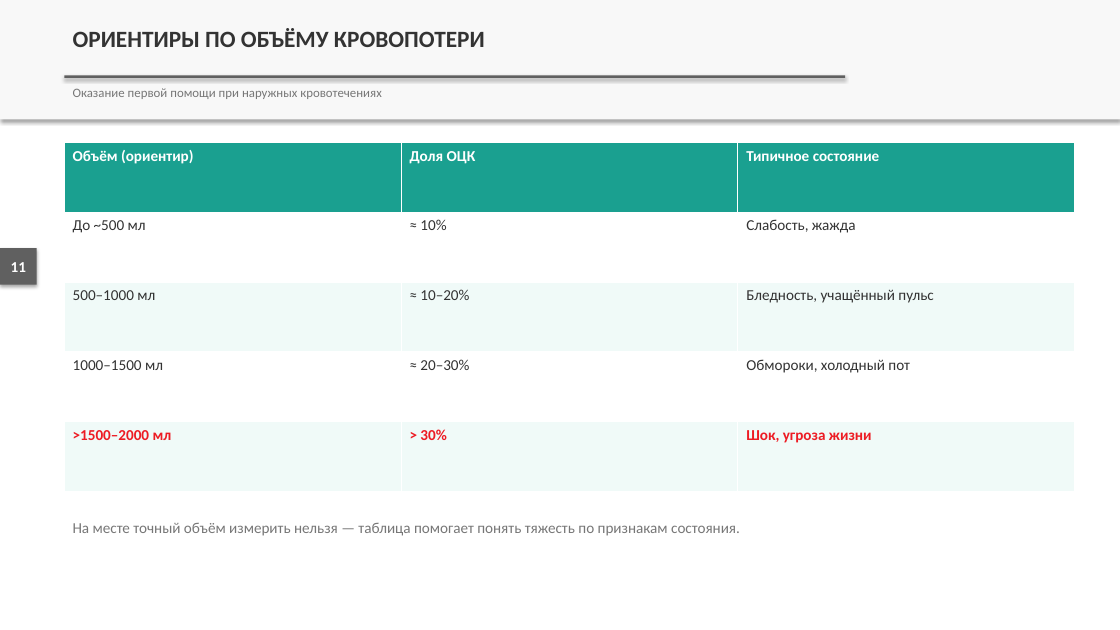
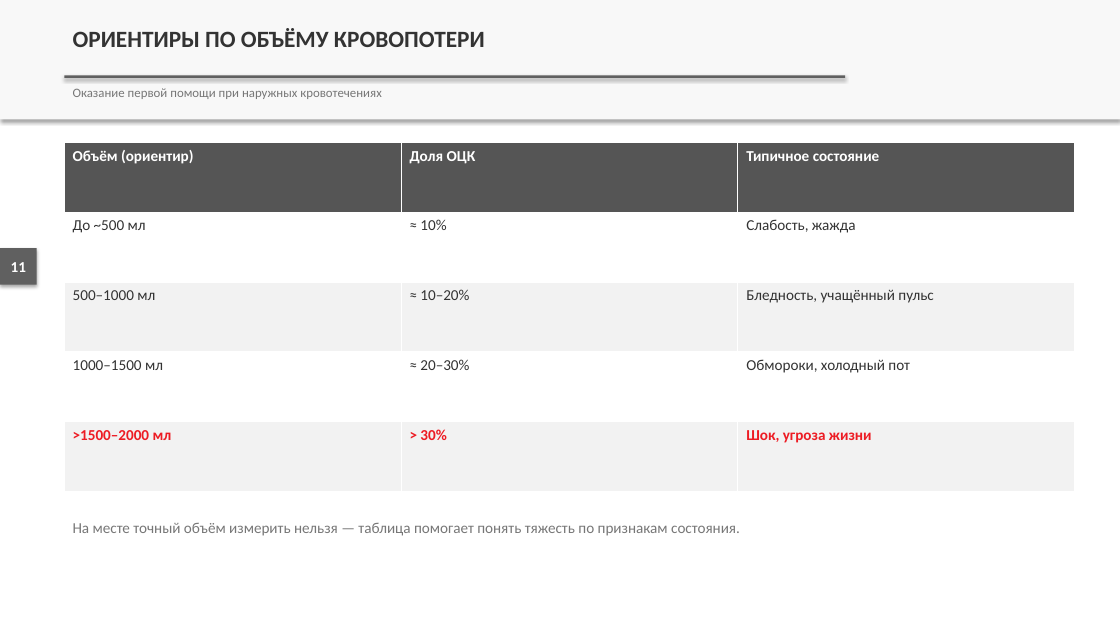
Before and after one commit to lysakalenushka-hash/-, a slide deck: slide 11 of presentations/out/Признаки_наружного_кровотечения_и_кровопотери.pptx. Drawn at 1120x630 pixels with LibreOffice and Linux fonts; fonts in the diff are those of the drawing. Boxes give left, top, right and bottom in pixels: in the first picture for what was removed or moved away, otherwise in the second. Text is boxed around its words. In the diff, an @@ line names an element or a change of style, - is before the commit and + after.

```diff
--- a/presentations/out/Признаки_наружного_кровотечения_и_кровопотери.pptx
+++ b/presentations/out/Признаки_наружного_кровотечения_и_кровопотери.pptx
@@ table at [65,143,1075,492] @@
@@ fill #1AA090 to #555555 in row 1 @@
@@ fill #F0FAF8 to #F2F2F2 in 6 cells @@
```
Also in this commit, not shown: 10 other slides changed, 4 other files.
